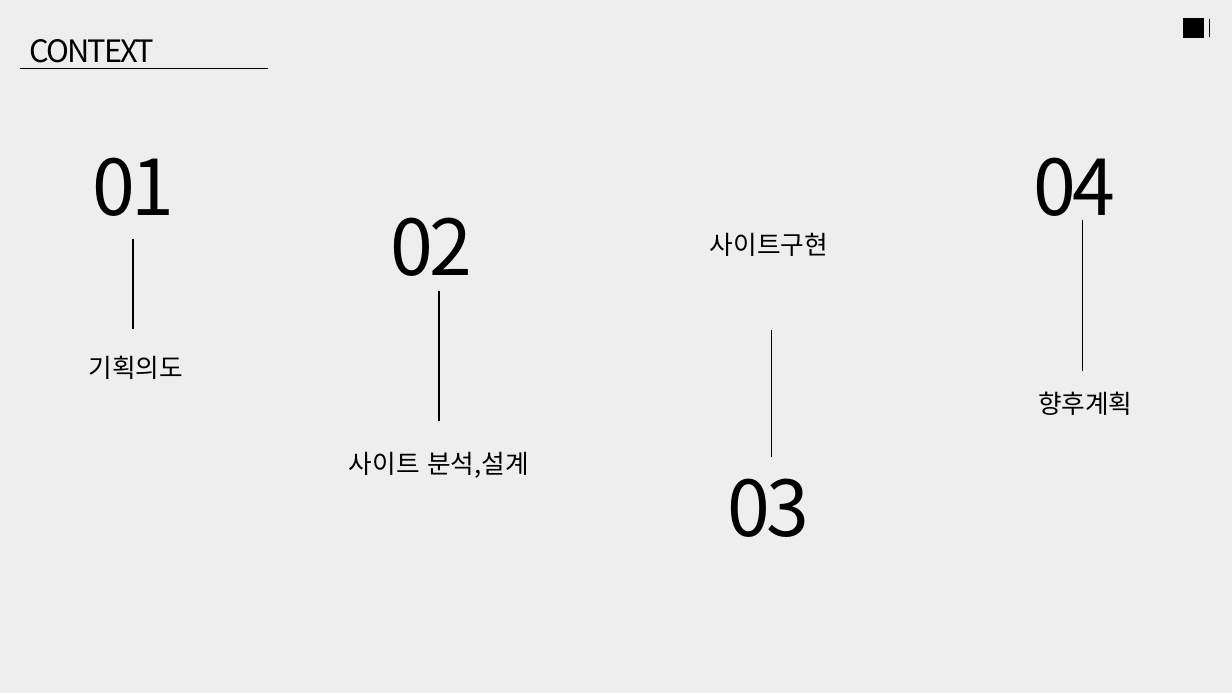
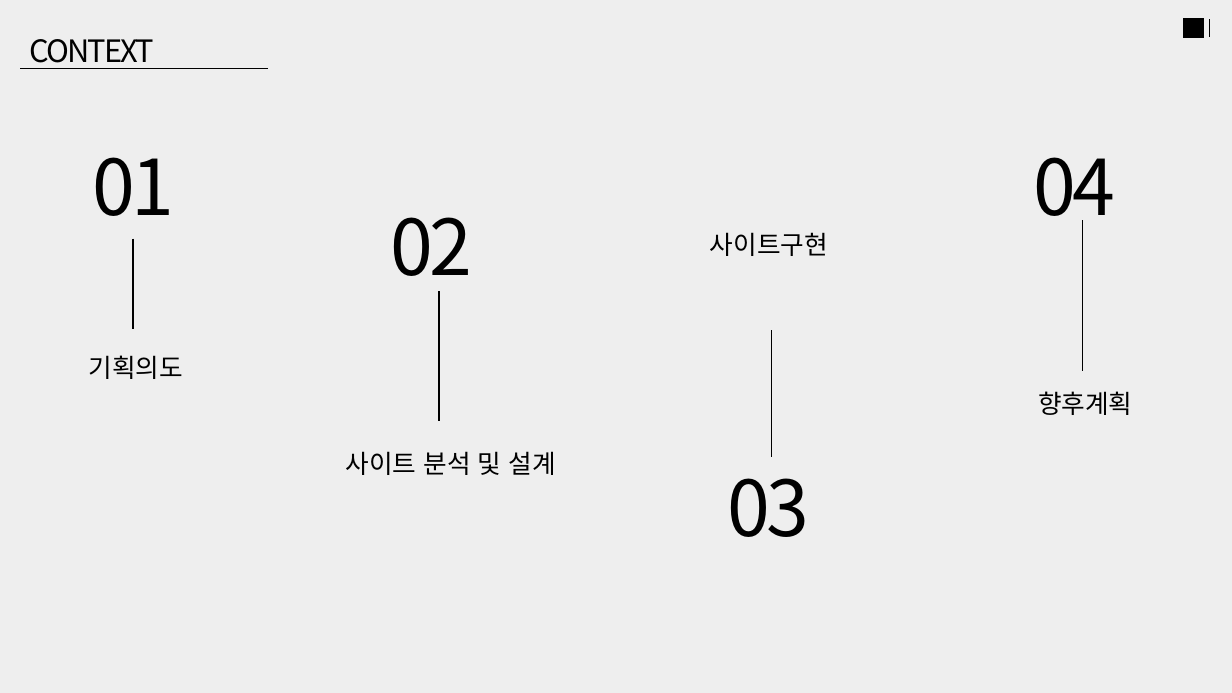
Before and after one commit to minjxx/FED-RF-2023-Project-KMJ, a slide deck: slide 3 of 02.converse_PJ/2차 가이드문서.pptx. Drawn at 1232x693 pixels with LibreOffice and Linux fonts; fonts in the diff are those of the drawing. Boxes give left, top, right and bottom in pixels: in the first picture for what was removed or moved away, otherwise in the second. Text is boxed around its words. In the diff, an @@ line names an element or a change of style, - is before the commit and + after.

```diff
--- a/02.converse_PJ/2차 가이드문서.pptx
+++ b/02.converse_PJ/2차 가이드문서.pptx
@@ text at <box>345,451,556,475</box>: text changed @@
-사이트 분석,설계
+사이트 분석 및 설계
```
Also in this commit, not shown: 2 slides added, 2 other files.
